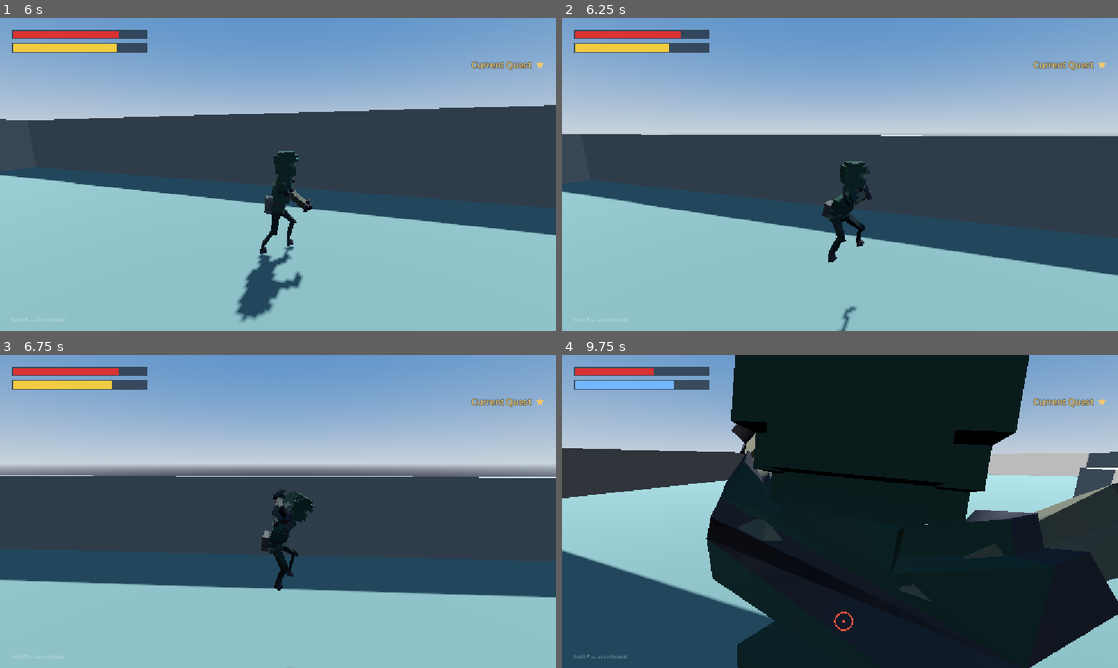
Above: before the commit, frames 1-4 (two rows, left to right).
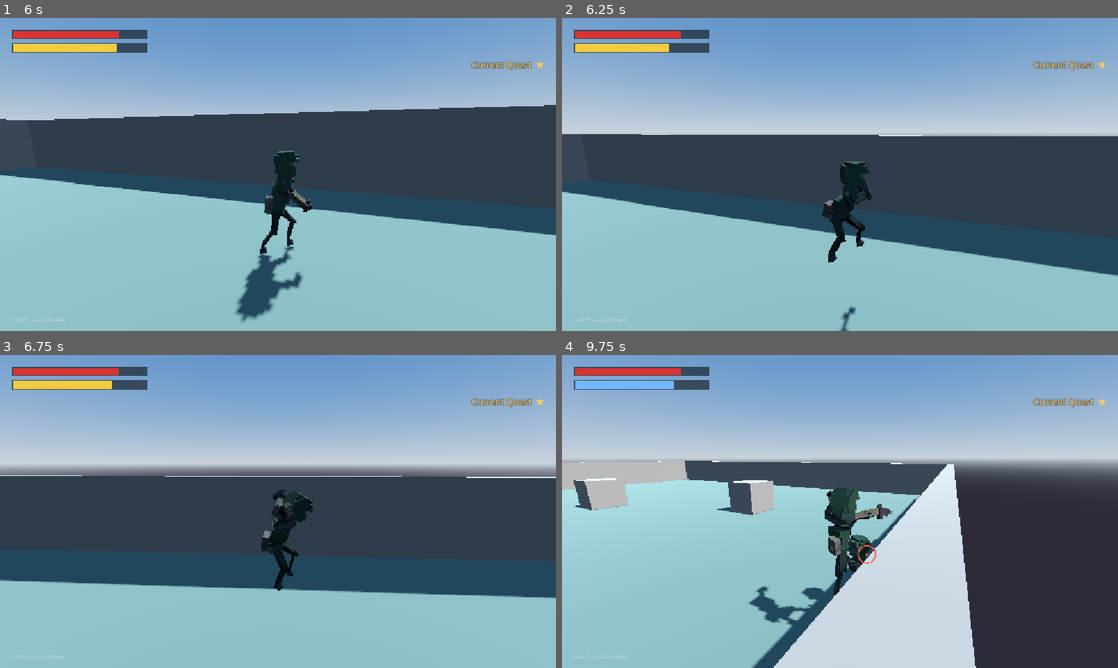
Above: after the commit, the same moments.

Repository: therealssorw/astria
Game: Godot game, scene res://scenes/main.tscn
The game is run twice, just before and just after one commit, with the same random seed, the same clock (stepped at 60 frames per second) and the same inputs. This scene is started directly instead of the project's main scene. A sky picture missing from this copy of the repository is replaced by a grey-blue gradient. Sound files missing from this copy of the repository are replaced by a short silence.
Inputs (mouse positions are in pixels of both pictures, inside the frame that each line leads up to):
- Up to frame 1 (6 s): tap Enter (ui_accept) at 0.5 s; move the mouse to (305, 174) at 0.52 s; hold Right mouse button (block) 0.53-1.28 s; hold W (move_forward) 0.53-5.78 s; click (305, 174) at 0.6 s; tap Space (jump) at 0.77, 1.52, 3.02, 3.77, 4.52 s; move the mouse to (250, 174) at 1.27 s; right-click (250, 174) at 1.35 s; click (250, 174) at 1.42 s; tap Middle mouse button (lock_on) at 1.55, 2.1, 3.8 s; move the mouse to (289, 168) at 2.02 s; click (289, 168) at 2.3 s; move the mouse to (272, 180) at 2.77 s; click (272, 180) at 2.85 s; right-click (272, 180) at 3.05 s; move the mouse to (316, 177) at 3.52 s; hold Right mouse button (block) 3.53-4.28 s; click (316, 177) at 3.67 s; move the mouse to (233, 171) at 4.27 s; tap ] (hotbar_next) at 4.35 s; click (233, 171) at 4.55 s; move the mouse to (283, 174) at 5.02 s; hold Right mouse button (block) 5.03-5.78 s; tap [ (hotbar_prev) at 5.1 s; click (283, 174) at 5.17 s; move the mouse to (255, 168) at 5.77 s; hold D (move_right) from 5.78 s (still down); tap E (interact) at 5.85 s; click (255, 168) at 5.92 s
- Up to frame 2 (6.25 s): keep holding D (move_right); tap Space (jump) at 6.02 s; tap Middle mouse button (lock_on) at 6.05 s
- Up to frame 3 (6.75 s): move the mouse to (305, 511) at 6.52 s; release D (move_right) at 6.53 s; hold W (move_forward) from 6.53 s (still down); tap Middle mouse button (lock_on) at 6.6 s
- Up to frame 4 (9.75 s): tap Space (jump) at 6.77, 7.52, 9.02 s; click (867, 511) at 6.8 s; move the mouse to (812, 511) at 7.27 s; tap P (scoreboard) at 7.35 s; click (812, 511) at 7.42 s; right-click (812, 511) at 7.55 s; move the mouse to (851, 505) at 8.02 s; tap Ctrl (slide) at 8.1 s; click (851, 505) at 8.17 s; tap Middle mouse button (lock_on) at 8.3 s; move the mouse to (834, 517) at 8.77 s; release W (move_forward) at 8.78 s; hold A (move_left) 8.78-9.53 s; tap Shift (sprint) at 8.85 s; click (834, 517) at 9.05 s; move the mouse to (878, 514) at 9.52 s; hold W (move_forward) from 9.53 s (still down); hold Right mouse button (block) from 9.53 s (still down); tap F (use_item) at 9.6 s; click (878, 514) at 9.67 s

Frame 1 is identical in both runs. In frame 2, 0.1% of the frame differs, in the area x 1-100%, y 37-100%; in frame 3, 0.4%; in frame 4, 74%, in the area x 0-100%, y 0-100%.

Commit message:
Soften the tutorial's punches, and let the bandit circle from the start
Three asked-for changes and the four teaching lines.

Tutorial bandits hit for 40% of an ordinary one — 8 instead of 20. That
is the only thing softened about them: same reach, same wind-up, same
timings, so what you learn there is what the island does, at a price a
first fight can afford.

"Still not down, huh?" moves from the duel to the moment right after
"where even am I?", where it answers the question — that bandit is the
reason your head hurts. It needed the step's line to wait its turn:
a wave and the gate after it land in the same frame, so the taunt was
being cut off mid-word by the first instruction.

The first bandit circles you from the very first second rather than
standing at punching distance. Measured hands-off: it walks in, throws
the first punch at 3.7s, circles about one and a half times around you
in 15s, and three punches cost 16 hp.

Two of my own mistakes on the way there, both caught by measuring rather
than by reading: the damping at the top of the held tick was pulling
against the steering underneath it, so the "circle" came out an 80-degree
shuffle; and once that was fixed the orbit settled just OUTSIDE the
bandit's own reach, so the punch the lesson exists to demonstrate stopped
being thrown at all. It now closes properly first and orbits inside its
reach.

The four teaching lines are written in — block, attack, heavy, lock-on —
so nothing in the tutorial is placeholder text any more.

Co-Authored-By: Claude Opus 5 <noreply@anthropic.com>

Diff:
--- a/scripts/core/network_manager.gd
+++ b/scripts/core/network_manager.gd
@@ -1051,6 +1051,8 @@
 	en.add_child(bandit)
 	bandit.global_position = pos
 	bandit.set_hold(hold)
+	# a lesson should cost less than the real thing when you get it wrong
+	bandit.attack_damage *= TutorialData.DAMAGE_MULT
 	# these are raiders in the middle of a raid, not sentries waiting to notice
 	# you: point them at the player and wake them up, or one that happens to
 	# land facing the other way stands there until it is punched
--- a/scripts/entities/enemy.gd
+++ b/scripts/entities/enemy.gd
@@ -112,15 +112,19 @@
 ##   STILL    — completely still. No turning, no stepping, no swinging: a
 ##              training dummy that can still be hit, staggered and killed.
 ##              This is what the punching lessons are taught against.
-##   ATTACKER — rooted and facing you, throwing ONE punch every
-##              `hold_attack_period` and doing nothing else. That metronome IS
-##              the block lesson: a punch you can see coming, on a beat slow
-##              enough to answer.
+##   ATTACKER — circling you and throwing ONE punch every `hold_attack_period`
+##              and nothing else: no closing the fight down, no guard, no
+##              retreat. That metronome IS the block lesson — a punch you can
+##              see coming, on a beat slow enough to answer — and the circling
+##              is there so it reads as a fight from the very first second
+##              rather than a target dummy that hits back.
 enum Hold { NONE, STILL, ATTACKER }
 
 ## Grace before a bandit that has just been let loose may swing — long enough
 ## for the line it says as it wakes up.
 const WAKE_GRACE := 1.8
+## Roughly how long an ATTACKER circles one way before switching.
+const HOLD_CIRCLE_TIME := 2.2
 
 var hold_mode: Hold = Hold.NONE
 ## Seconds between an ATTACKER's punches — the beat the block lesson stands on.
@@ -128,8 +132,11 @@
 ## How fast an ATTACKER closes the last step into reach: a walk, not a charge.
 ## It has to be able to actually land the punch it is demonstrating.
 @export var held_step_mult := 0.45
+## ...and how fast it circles you between those punches, against `strafe_speed`.
+@export var held_circle_mult := 0.5
 
 var _hold_swing_left := 0.0
+var _hold_turn_left := 0.0
 
 var health: float
 var dead := false
@@ -420,14 +427,16 @@
 
 ## A bandit with only part of itself switched on, for one tutorial lesson.
 ## STILL is a training dummy — it does not even turn — and ATTACKER is a
-## metronome: face the player, walk the last step into reach, and land one
-## punch every `hold_attack_period` with the real wind-up, star and damage.
-## Everything the state machine would otherwise do — chasing, strafing,
-## circling, guarding — stays off in both.
+## metronome: face the player, circle them, and land one punch every
+## `hold_attack_period` with the real wind-up, star and damage. Everything else
+## the state machine would do — hunting you across the island, guarding,
+## retreating, choosing when to press — stays off in both.
 func _tick_held(delta: float) -> void:
 	cooldown_left = maxf(0.0, cooldown_left - delta)
-	velocity.x = move_toward(velocity.x, 0.0, 25.0 * delta)
-	velocity.z = move_toward(velocity.z, 0.0, 25.0 * delta)
+	# ONE place decides where it wants to go this frame and one applies it:
+	# damping at the top and steering underneath it were pulling against each
+	# other, and the damping won — the circle came out a shuffle.
+	var want := Vector3.ZERO
 	# rocked back or parried: wide open, exactly as in a real fight
 	if stagger_left > 0.0:
 		stagger_left -= delta
@@ -442,21 +451,44 @@
 			aggroed = true # being held in a fight means it has seen you
 			_face_player(delta)
 			if attacking:
-				_tick_attack(delta)
+				_tick_attack(delta) # planted: a punch is thrown from the spot
 			else:
 				_hold_swing_left -= delta
-				var dist := global_position.distance_to(player.global_position)
-				if dist > attack_range:
-					# close the last step, or the punch it is demonstrating
-					# lands on nothing
-					var dir := player.global_position - global_position
-					dir.y = 0.0
-					dir = dir.normalized() * move_speed * held_step_mult
-					velocity.x = dir.x
-					velocity.z = dir.z
-				elif _hold_swing_left <= 0.0:
+				var to_p := player.global_position - global_position
+				to_p.y = 0.0
+				var dist := to_p.length()
+				to_p = to_p.normalized()
+				if dist > attack_range * 1.2:
+					# still crossing the ground between you: walk in. It closes
+					# properly first and only then starts circling — spiralling
+					# in from range takes so long the lesson looks broken.
+					want = to_p * move_speed * held_step_mult
+				elif _hold_swing_left <= 0.0 and dist <= attack_range:
 					_hold_swing_left = hold_attack_period
 					_start_swing()
+				else:
+					# between punches it CIRCLES you — arcing in while it is
+					# out of reach, drifting out when it is on top of you — so
+					# even the first lesson is a fight to move with rather than
+					# a post to stand at. Swapping sides now and then keeps it
+					# from being a treadmill.
+					_hold_turn_left -= delta
+					if _hold_turn_left <= 0.0:
+						_hold_turn_left = HOLD_CIRCLE_TIME * (0.7 + _next_pattern() * 0.8)
+						strafe_side = -strafe_side
+					# mostly sideways: the in/out correction only nudges, or the
+					# circle collapses into walking at you and reads as a
+					# shuffle. It orbits INSIDE its own reach on purpose — park
+					# the circle on the edge of it and the punch it is meant to
+					# be demonstrating never gets thrown.
+					var steer := Vector3.UP.cross(to_p) * strafe_side
+					if dist > attack_range * 0.8:
+						steer += to_p * 0.4
+					elif dist < attack_range * 0.5:
+						steer -= to_p * 0.4
+					want = steer.normalized() * strafe_speed * held_circle_mult
+	velocity.x = move_toward(velocity.x, want.x, 25.0 * delta)
+	velocity.z = move_toward(velocity.z, want.z, 25.0 * delta)
 	if not is_on_floor():
 		velocity.y -= _gravity() * delta
 	_separate() # two held bandits must still not stand inside each other
--- a/scripts/ui/dialog/dialog_data.gd
+++ b/scripts/ui/dialog/dialog_data.gd
@@ -69,17 +69,21 @@
 		},
 	},
 	# --- tutorial ---
-	# PLACEHOLDER TEXT. These are the lines the tutorial speaks; the step table
-	# in scripts/world/tutorial/tutorial_data.gd names them and nothing else
-	# does, so rewriting every "text" below changes the tutorial's script
+	# The step table in scripts/world/tutorial/tutorial_data.gd names these and
+	# nothing else does, so rewriting a "text" below rewrites the tutorial
 	# without touching a line of code. Keep the "auto" beats (they are what
-	# makes a line play by itself while the fight is held still) and keep each
-	# id, or the step that asks for it will find nothing to say.
+	# makes a line play by itself while the lesson waits) and keep each id, or
+	# the step that asks for it will find nothing to say.
+	#
+	# The four teaching lines are the player's own head — no speaker — and name
+	# their buttons in the text. The prompt drawn under them names the same
+	# button for whichever device is in use, so a pad player is never left
+	# reading about a mouse.
 	"tut_attack": {
 		"start": "line",
 		"lines": {
 			"line": {
-				"text": "PLACEHOLDER — the bandit is on you. Tell the player to swing.",
+				"text": "He's punching me. Let me fight back (Left Click or R2 on controller)",
 				"auto": 1.6,
 				"goto": END,
 			},
@@ -89,7 +93,7 @@
 		"start": "line",
 		"lines": {
 			"line": {
-				"text": "PLACEHOLDER — that one is winding up. Tell the player to guard.",
+				"text": "I think I remember how to block (Right Click or L2 on controller)",
 				"auto": 1.6,
 				"goto": END,
 			},
@@ -99,7 +103,7 @@
 		"start": "line",
 		"lines": {
 			"line": {
-				"text": "PLACEHOLDER — two of them now. Tell the player to lock on.",
+				"text": "My eyes are getting better, let me focus on him (Middle Mouse button or R3 to lock target)",
 				"auto": 1.6,
 				"goto": END,
 			},
@@ -109,14 +113,15 @@
 		"start": "line",
 		"lines": {
 			"line": {
-				"text": "PLACEHOLDER — the last of them. Tell the player to hold the swing.",
-				"auto": 1.6,
-				"goto": END,
-			},
-		},
-	},
-	# The bandit, when it stops being a lesson and starts being a fight.
-	"tut_duel": {
+				"text": "Let me give him a real hard hit (Hold Attack for Heavy)",
+				"auto": 1.6,
+				"goto": END,
+			},
+		},
+	},
+	# The first thing anyone says to you, straight after "where even am I?" —
+	# and the answer to it: this is who put you on the ground.
+	"tut_taunt": {
 		"speaker": "Bandit",
 		"start": "line",
 		"lines": {
--- a/scripts/world/tutorial/tutorial_data.gd
+++ b/scripts/world/tutorial/tutorial_data.gd
@@ -66,13 +66,21 @@
 ## (A `static var` so the test can turn it down; nothing in the game writes it.)
 static var GATE_PATIENCE := 25.0
 
+## What a tutorial bandit's punch is worth against an ordinary one's: 60% off.
+## This is the ONLY thing about them that is softened — same reach, same
+## wind-up, same timings — so what you learn here is what the real island does,
+## just at a price a first fight can afford.
+const DAMAGE_MULT := 0.4
+
 const STEPS := [
 	{"id": "wake", "kind": "wait_ready"},
 
 	# ONE bandit for the whole lesson, switched on a piece at a time.
-	# First it can only punch, on a slow count — so the first thing you are
-	# taught is the answer to it.
-	{"id": "first_bandit", "kind": "wave", "count": 1, "ai": "attacker"},
+	# First it can only circle and punch, on a slow count — so the first thing
+	# you are taught is the answer to it. Its taunt lands straight after "where
+	# even am I?", which is what put you on the ground in the first place.
+	{"id": "first_bandit", "kind": "wave", "count": 1, "ai": "attacker",
+			"dialog": "tut_taunt"},
 	{"id": "teach_block", "kind": "gate", "action": "block", "dialog": "tut_block",
 			"ai": "attacker", "patience": 14.0},
 
@@ -85,8 +93,7 @@
 			"client_gate": true, "ai": "still"},
 
 	# everything it knows, one on one, with no interruptions left
-	{"id": "duel", "kind": "clear", "ai": "full", "dialog": "tut_duel",
-			"banner": "One on one. Finish him."},
+	{"id": "duel", "kind": "clear", "ai": "full", "banner": "One on one. Finish him."},
 
 	# and only then the rest of the raid
 	{"id": "reinforcements", "kind": "wave", "count": 3, "ai": "full",
--- a/scripts/world/tutorial/tutorial_system.gd
+++ b/scripts/world/tutorial/tutorial_system.gd
@@ -301,10 +301,11 @@
 		else:
 			_on_villager_arrived()
 		return
-	# every other step says its line straight away. The prompt waits for the
-	# box to close on its own (the overlay hides while it is up), so the player
-	# is never asked to press something they cannot press yet.
-	_say(step)
+	# every other step says its line, waiting its turn if something else is
+	# still talking. The prompt waits for the box to close on its own (the
+	# overlay hides while it is up), so the player is never asked to press
+	# something they cannot press yet.
+	await _say(step)
 
 func client_is_running() -> bool:
 	return not _my_step.is_empty()
@@ -313,17 +314,25 @@
 func client_step_data() -> Dictionary:
 	return _my_step
 
+## Say this step's line. If something is already talking — the bandit's taunt
+## as it lands, say — this queues behind it instead of cutting it off
+## mid-sentence, because a wave and the gate after it arrive in the same frame.
 func _say(step: Dictionary) -> bool:
 	var line := str(step.get("dialog", ""))
 	if line == "" or not DialogData.has(line):
 		return false
+	if DialogSystem.is_open():
+		await DialogSystem.closed
+		# the run moved on (or ended) while we were waiting our turn
+		if str(_my_step.get("dialog", "")) != line:
+			return false
 	return DialogSystem.start(line)
 
 func _on_villager_arrived() -> void:
 	var step := _my_step
 	if str(step.get("kind", "")) != "talk":
 		return
-	if _say(step):
+	if await _say(step):
 		await DialogSystem.closed
 		if _my_step.get("id", "") != step.get("id", ""):
 			return # the run ended under us while the box was open
--- a/tests/test_tutorial.gd
+++ b/tests/test_tutorial.gd
@@ -201,7 +201,7 @@
 			return
 		# it really throws the punch there is to block — waited out, not assumed
 		var began := Time.get_ticks_msec()
-		if not await _until(_any_swinging, 300):
+		if not await _until(_any_swinging, 480):
 			_fail("the block lesson never threw a punch to block")
 			return
 		var why := await _pass_gate("teach_block", "block")
Not shown, changed: CLAUDE.md
